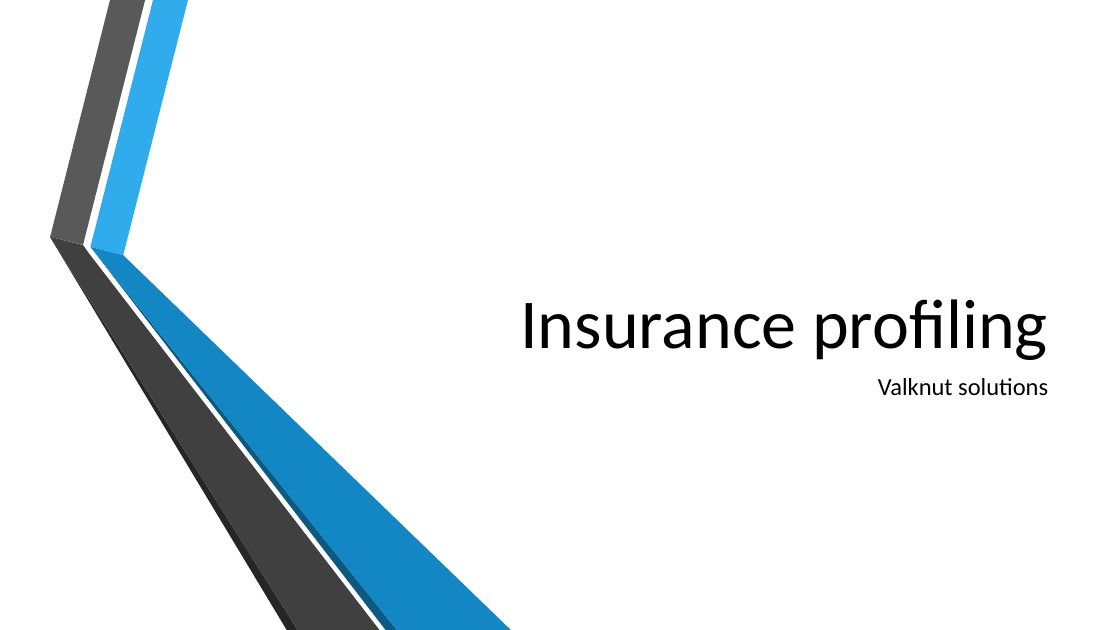
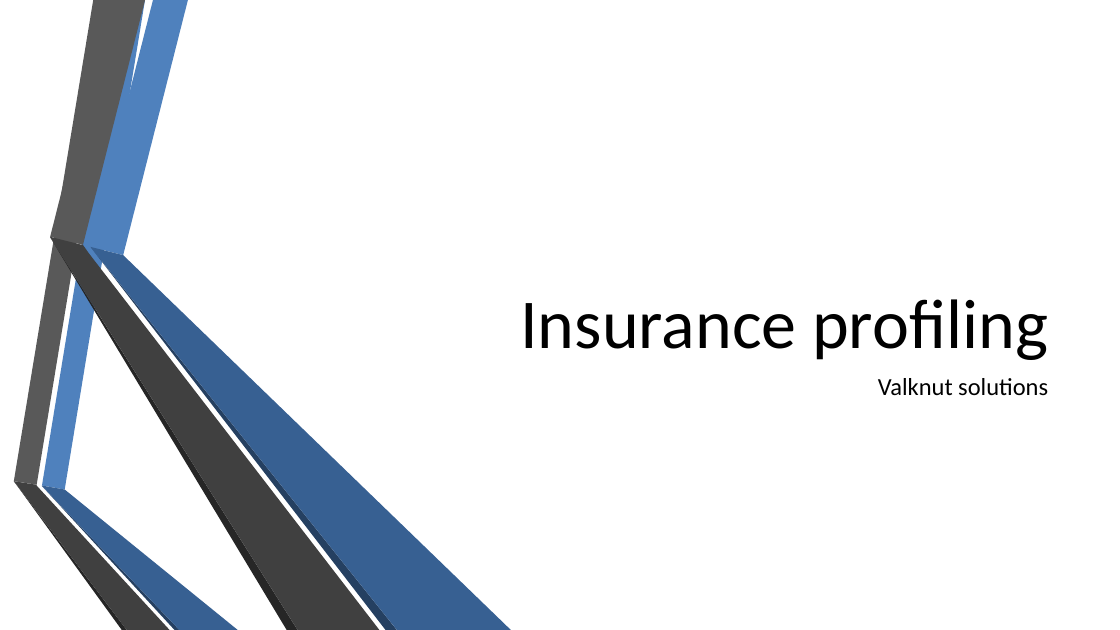
Before and after one commit to quintonweenink/ValknutSolutions, a slide deck: slide 1 of Documentation/Demo/Demo_02.pptx. Drawn at 1120x630 pixels with LibreOffice and Linux fonts; fonts in the diff are those of the drawing; background and template pictures are left out. Boxes give left, top, right and bottom in pixels: in the first picture for what was removed or moved away, otherwise in the second. Text is boxed around its words. In the diff, an @@ line names an element or a change of style, - is before the commit and + after.

```diff
--- a/Documentation/Demo/Demo_02.pptx
+++ b/Documentation/Demo/Demo_02.pptx
@@ freeform shape added at bbox=[13, 0, 116, 485], fill #595959 @@
@@ freeform shape added at bbox=[42, 0, 145, 490], fill #4F81BD @@
@@ freeform shape at bbox=[91, 0, 188, 255]: fill #30ACEC to #4F81BD @@
@@ freeform shape at bbox=[91, 247, 511, 630]: fill #1287C3 to #376092 @@
@@ freeform shape at bbox=[91, 247, 397, 629]: fill #0C5A82 to #254061; outline redrawn @@
@@ freeform shape added at bbox=[13, 481, 126, 630], fill #262626 @@
@@ freeform shape added at bbox=[13, 481, 169, 630], fill #404040 @@
@@ freeform shape added at bbox=[42, 486, 179, 630], fill #254061 @@
@@ freeform shape added at bbox=[42, 486, 238, 630], fill #376092 @@
```
Also in this commit, not shown: 4 other slides changed, 2 slides added, 3 slides removed.
